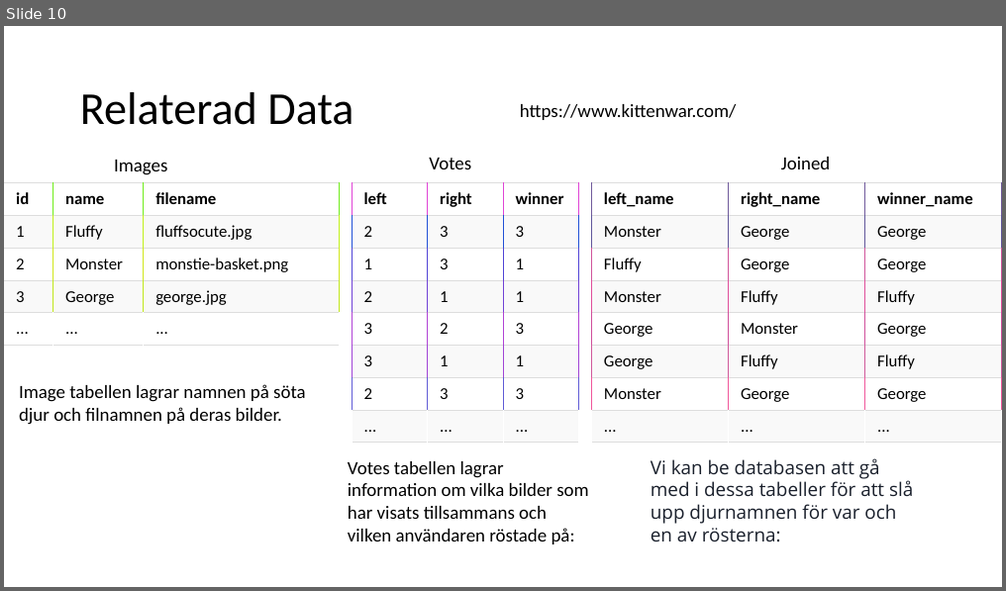
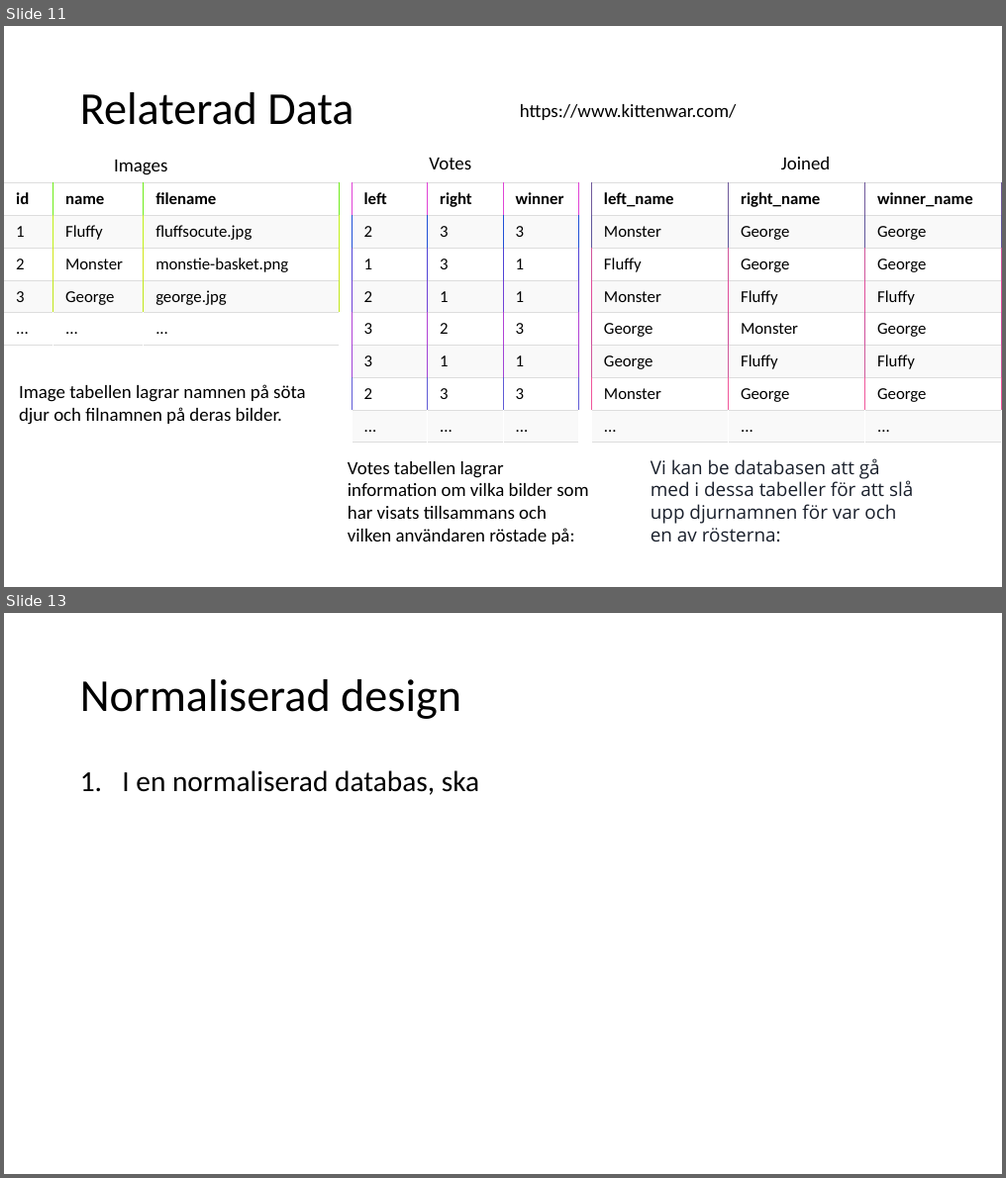
Before and after one commit to abbjetmus/FN-projekt, a slide deck: Relationsdatabaser.pptx. Shown one above the other, each under a label of ours: slide 10 before the commit, slides 11 and 13 after it; the slides between them are not shown. The pictures are 1006x591 and 1006x1178 pixels, drawn with LibreOffice and Linux fonts; fonts in the diff are those of the drawing. Boxes give left, top, right and bottom in pixels: in the first picture for what was removed or moved away, otherwise in the second. Text is boxed around its words. In the diff, an @@ line names an element or a change of style, - is before the commit and + after.

```diff
--- a/Relationsdatabaser.pptx
+++ b/Relationsdatabaser.pptx
@@ slide 13 added at [4, 613, 1002, 1174], background #FFFFFF @@
@@ title added at [80, 679, 461, 719], 44 pt, text #000000 @@
+Normaliserad design
@@ text added at [122, 770, 479, 795], 28 pt, text #000000 @@
+1. I en normaliserad databas, ska
@@ what was slide 10 is now slide 11 @@
```
Also in this commit, not shown: 2 slides changed, 2 other slides added, 3 other files.
